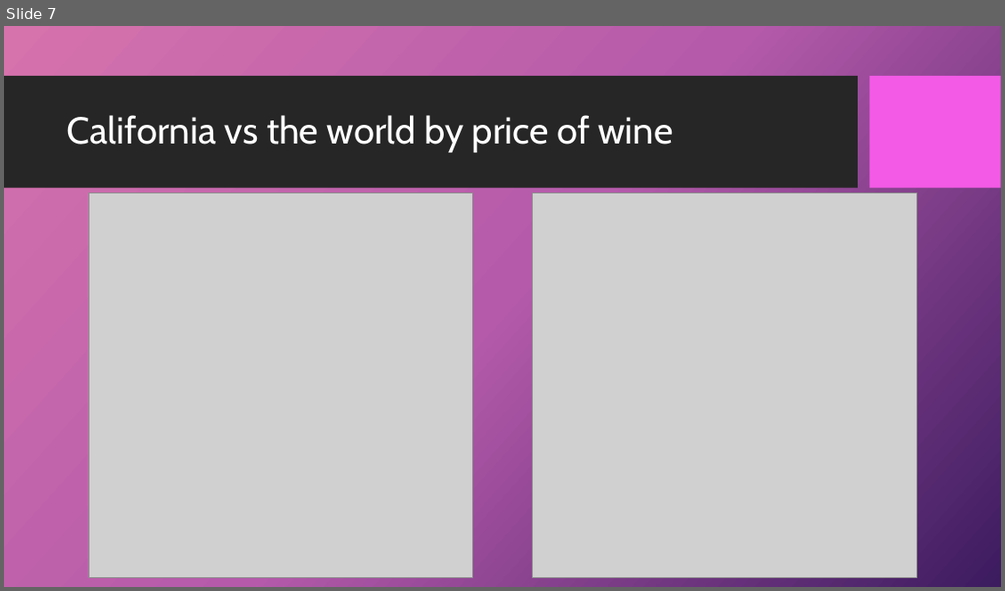
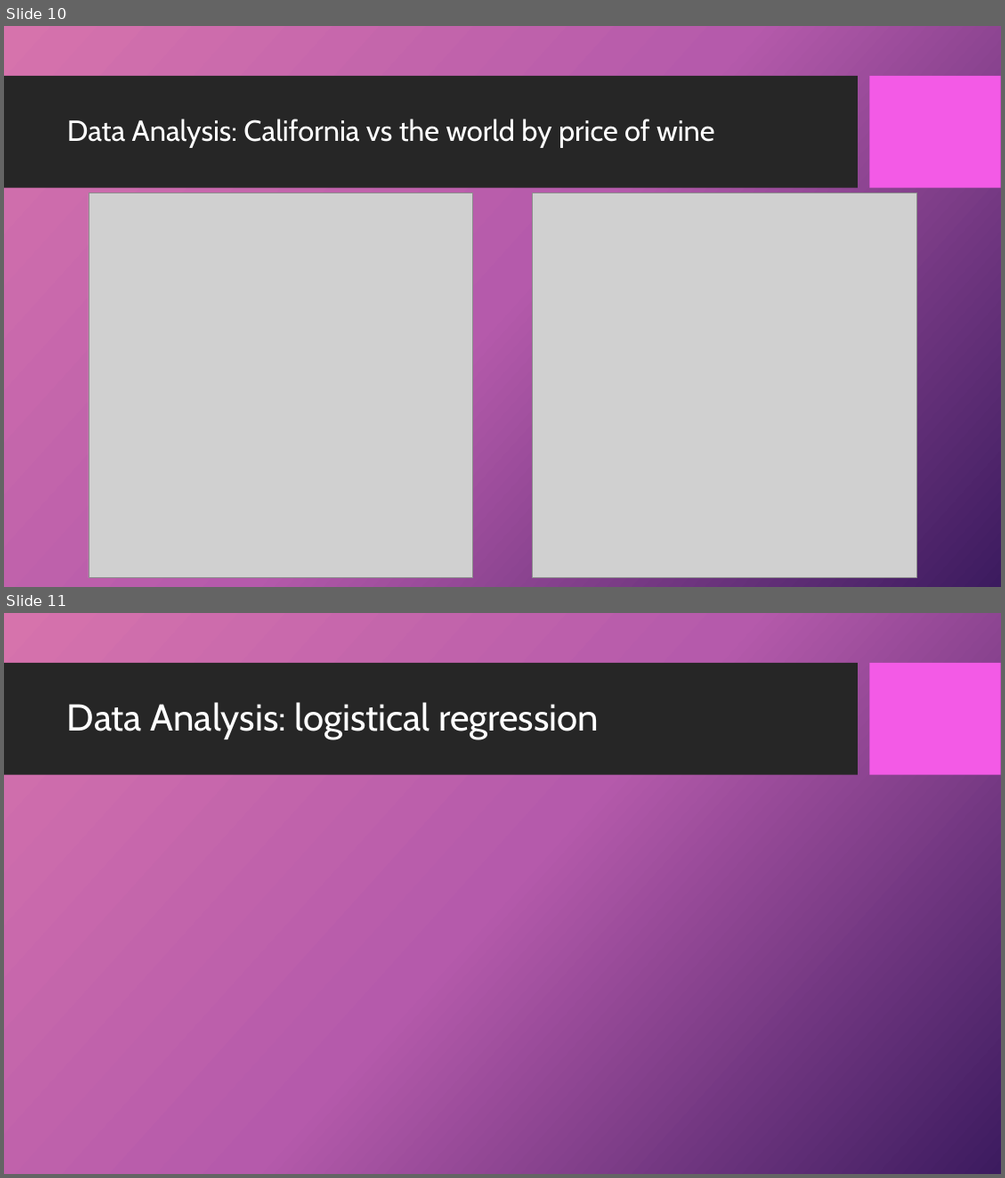
Before and after one commit to 4Reference/Project1, a slide deck: Data Science_Project 1_Group2.pptx. Shown one above the other, each under a label of ours: slide 7 before the commit, slides 10 and 11 after it. The pictures are 1005x591 and 1005x1178 pixels, drawn with LibreOffice and Linux fonts; fonts in the diff are those of the drawing; grey boxes stand for pictures; background and template pictures are left out. Boxes give left, top, right and bottom in pixels: in the first picture for what was removed or moved away, otherwise in the second. Text is boxed around its words. In the diff, an @@ line names an element or a change of style, - is before the commit and + after.

```diff
--- a/Data Science_Project 1_Group2.pptx
+++ b/Data Science_Project 1_Group2.pptx
@@ slide 11 added at (4, 613, 1001, 1174), background picture (left out); not listed: 2 template elements that a slide beside it also shows @@
@@ title added at (67, 702, 599, 739), 36 pt, text #FFFFFF @@
+Data Analysis: logistical regression
@@ what was slide 7 is now slide 10 @@
@@ slide 10 changed as well @@
@@ title at (67, 119, 715, 148): text changed; size 36 to 28 pt @@
-California vs the world by price of wine
+Data Analysis: California vs the world by price of wine
```
Also in this commit, not shown: 5 other slides changed, 9 other slides added, 7 slides removed.
